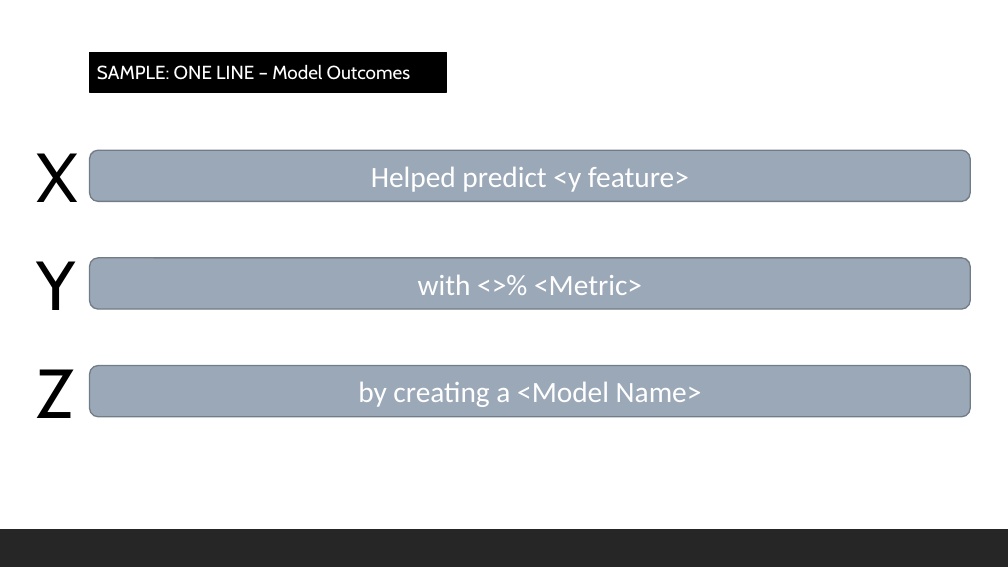
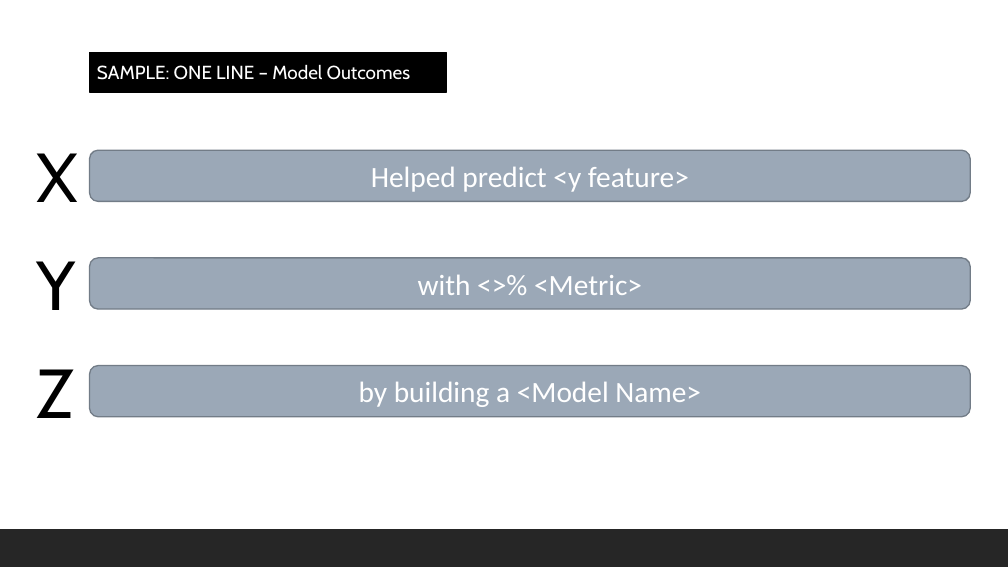
Before and after one commit to KunaalNaik/L1-Classification-Course, a slide deck: slide 5 of Presentation Templates/One Liner Template (ML Classification).pptx. Drawn at 1008x567 pixels with LibreOffice and Linux fonts; fonts in the diff are those of the drawing. Boxes give left, top, right and bottom in pixels: in the first picture for what was removed or moved away, otherwise in the second. Text is boxed around its words. In the diff, an @@ line names an element or a change of style, - is before the commit and + after.

```diff
--- a/Presentation Templates/One Liner Template (ML Classification).pptx
+++ b/Presentation Templates/One Liner Template (ML Classification).pptx
@@ text in rounded rectangle at [359,381,701,407]: text changed @@
-by creating a <Model Name>
+by building a <Model Name>
```
Also in this commit, not shown: 1 other slide changed, 3 other files.
